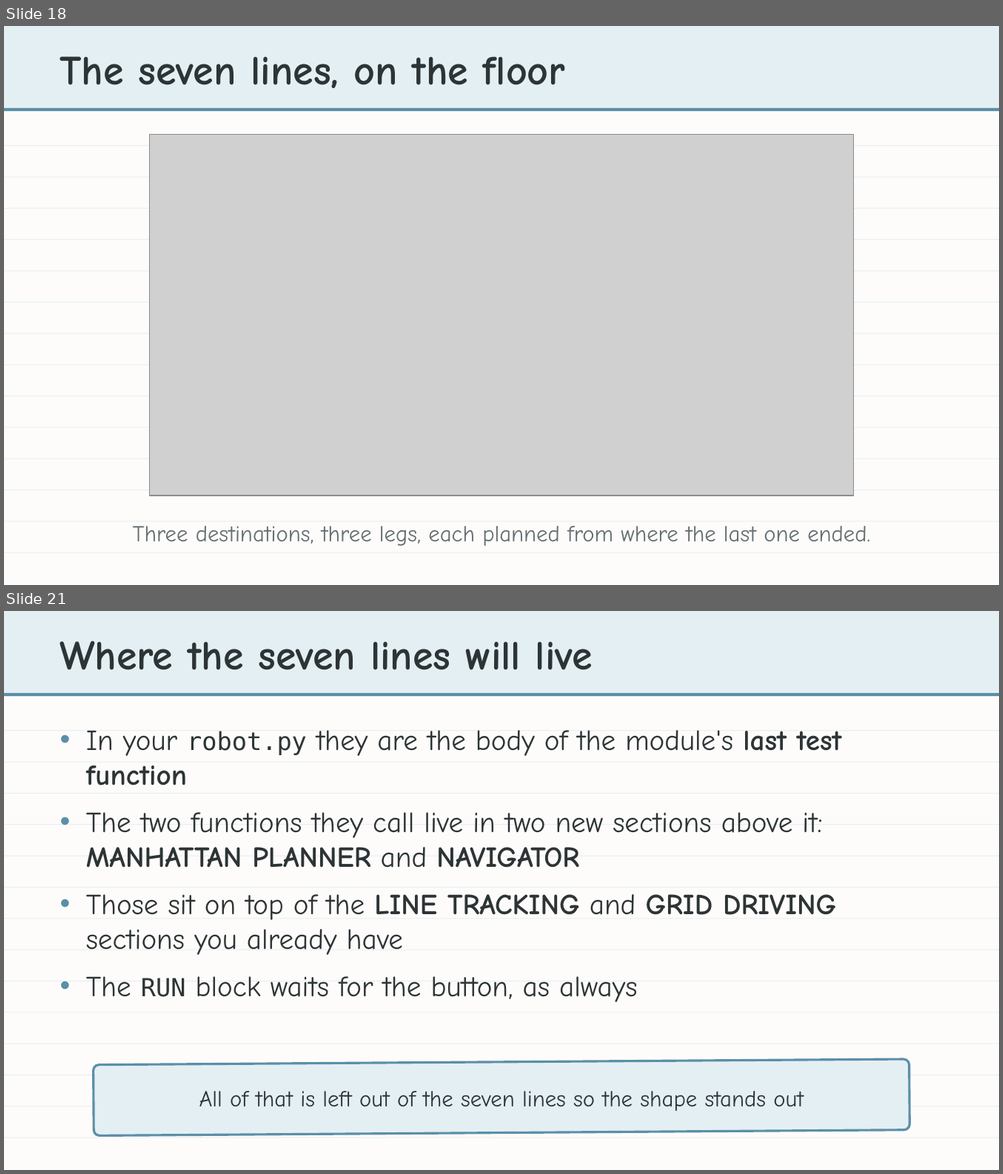
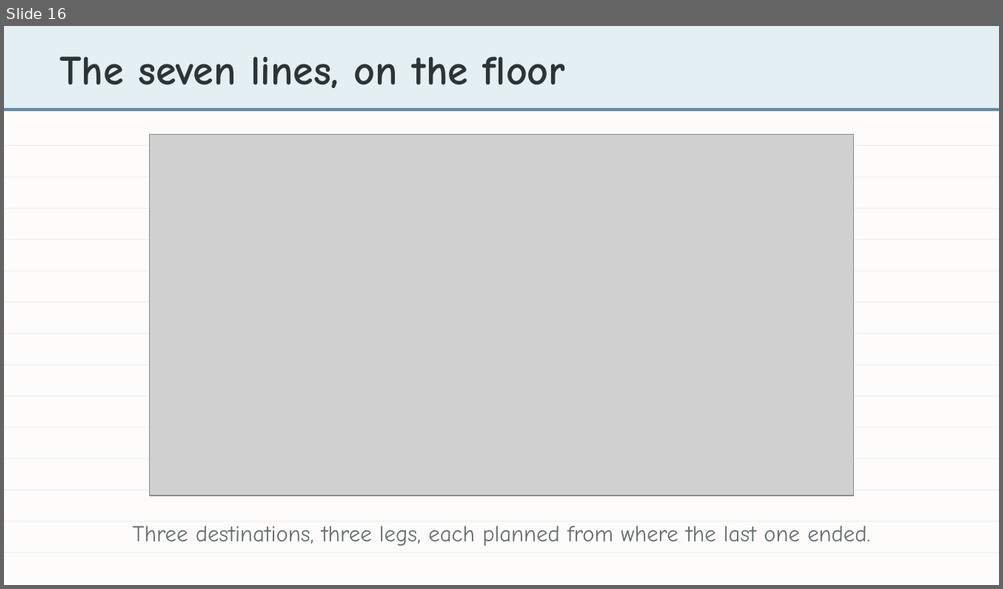
Before and after one commit to bradamiller/LearningPython, a slide deck: static/slides/module-04-manhattan/module-4-lesson-00-overview.pptx. Shown one above the other, each under a label of ours: slides 18 and 21 before the commit, slide 16 after it; the slides between them are not shown. The pictures are 1003x1174 and 1003x589 pixels, drawn with LibreOffice and Linux fonts; fonts in the diff are those of the drawing; grey boxes stand for pictures. Boxes give left, top, right and bottom in pixels: in the first picture for what was removed or moved away, otherwise in the second. Text is boxed around its words. In the diff, an @@ line names an element or a change of style, - is before the commit and + after.

```diff
--- a/static/slides/module-04-manhattan/module-4-lesson-00-overview.pptx
+++ b/static/slides/module-04-manhattan/module-4-lesson-00-overview.pptx
@@ slide 21 removed at bbox=[4, 611, 999, 1170], background #FDFCFA @@
@@ rectangle removed at bbox=[4, 611, 999, 693] @@
@@ text removed at bbox=[60, 641, 592, 670] @@
-Where the seven lines will live
@@ rectangle removed at bbox=[4, 693, 999, 696] @@
@@ rectangle removed at bbox=[4, 730, 999, 731] @@
@@ text removed at bbox=[86, 730, 842, 1002] @@
-• In your robot.py they are the body of the module's last test function
-• The two functions they call live in two new sections above it: MANHATTAN PLANNER and NAVIGATOR
-• Those sit on top of the LINE TRACKING and GRID DRIVING sections you already have
-• The RUN block waits for the button, as always
@@ rectangle removed at bbox=[4, 762, 999, 763] @@
@@ rectangle removed at bbox=[4, 793, 999, 794] @@
@@ rectangle removed at bbox=[4, 824, 999, 825] @@
@@ rectangle removed at bbox=[4, 856, 999, 857] @@
@@ rectangle removed at bbox=[4, 887, 999, 888] @@
@@ rectangle removed at bbox=[4, 918, 999, 919] @@
@@ rectangle removed at bbox=[4, 950, 999, 951] @@
@@ rectangle removed at bbox=[4, 981, 999, 982] @@
@@ rectangle removed at bbox=[4, 1012, 999, 1013] @@
@@ rectangle removed at bbox=[4, 1044, 999, 1045] @@
@@ rectangle removed at bbox=[4, 1075, 999, 1076] @@
@@ rounded rectangle removed at bbox=[94, 1059, 909, 1136] @@
@@ text removed at bbox=[199, 1091, 803, 1111] @@
-All of that is left out of the seven lines so the shape stands out
@@ rectangle removed at bbox=[4, 1106, 999, 1107] @@
@@ rectangle removed at bbox=[4, 1138, 999, 1139] @@
@@ what was slide 18 is now slide 16 @@
```
Also in this commit, not shown: 8 slides changed, 10 other slides removed, 15 other files.
